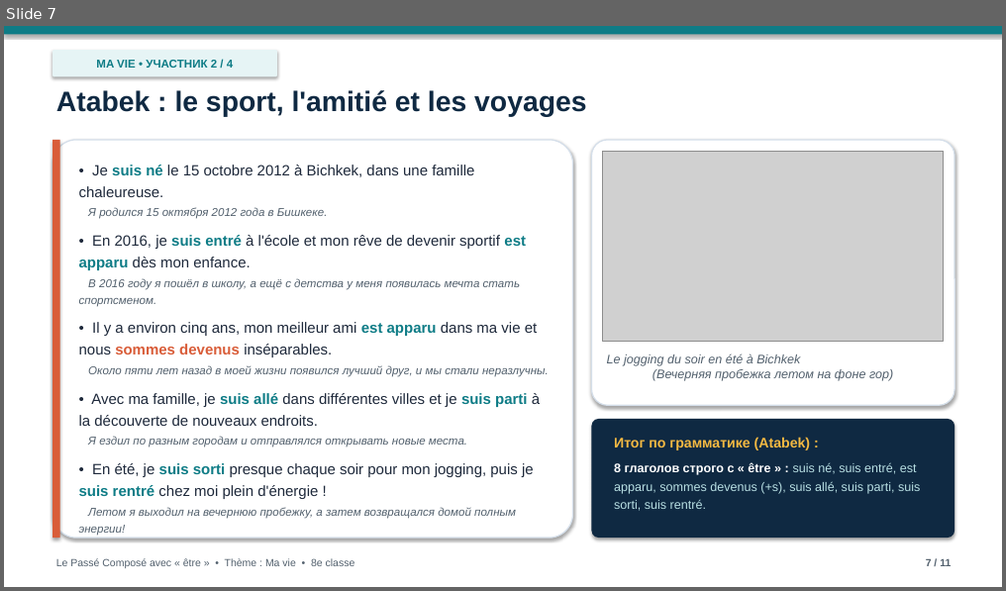
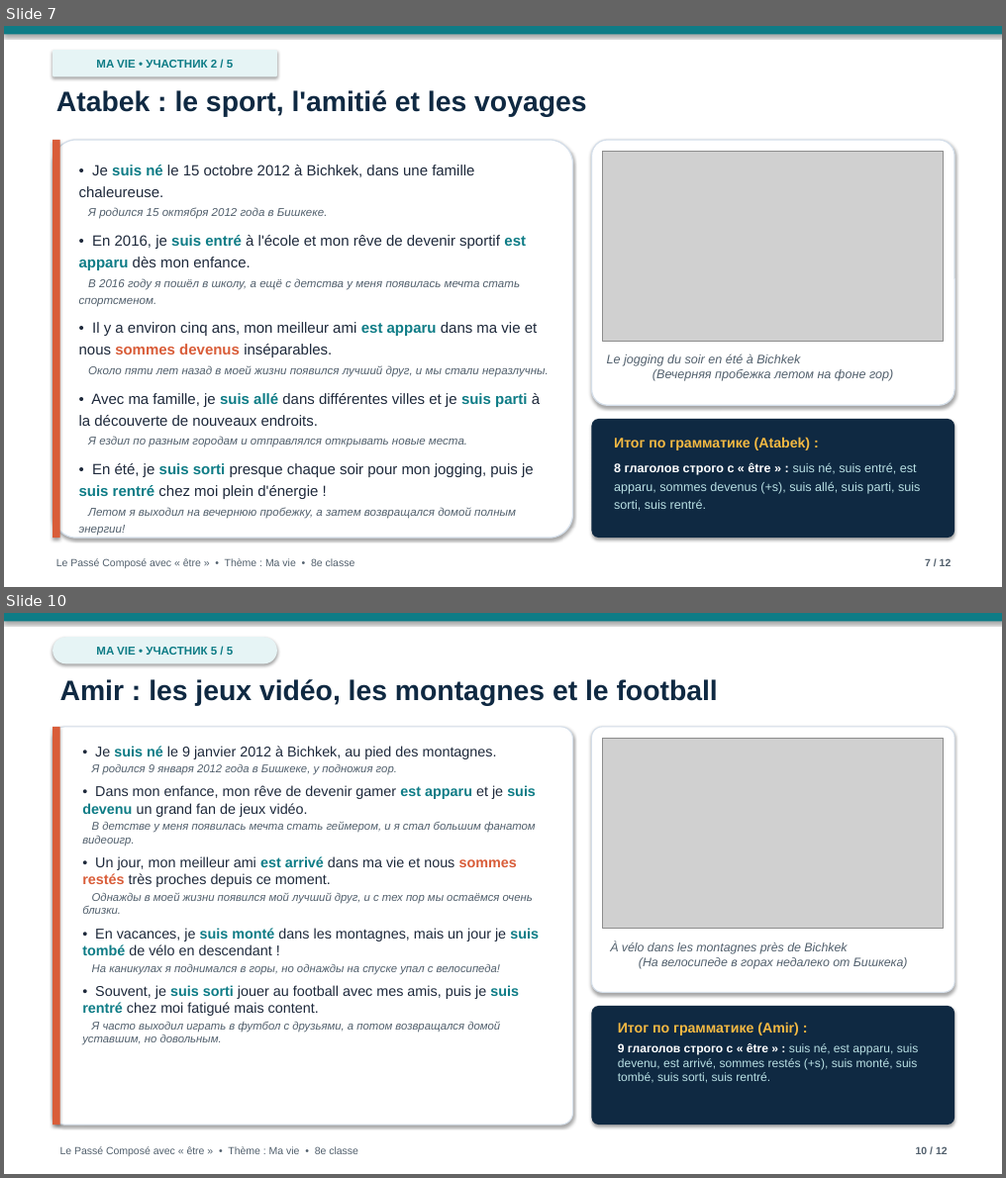
Before and after one commit to graz1p777dev/ma-vie-presentation, a slide deck: Ma_vie_Passe_Compose.pptx. Shown one above the other, each under a label of ours: slide 7 before the commit, slides 7 and 10 after it; the slides between them are not shown. The pictures are 1006x591 and 1006x1178 pixels, drawn with LibreOffice and Linux fonts; fonts in the diff are those of the drawing; grey boxes stand for pictures; background and template pictures are left out. Boxes give left, top, right and bottom in pixels: in the first picture for what was removed or moved away, otherwise in the second. Text is boxed around its words. In the diff, an @@ line names an element or a change of style, - is before the commit and + after.

Commit message:
Add Aknazar, Adil, and Amir slides with illustrations and reading scripts

```diff
--- a/Ma_vie_Passe_Compose.pptx
+++ b/Ma_vie_Passe_Compose.pptx
@@ slide 10 added at (4, 613, 1002, 1174), background picture (left out) @@
@@ rectangle added at (4, 613, 1002, 621), fill #0E7C86 @@
@@ rounded rectangle added at (53, 637, 277, 663), fill #E6F4F5, 11 pt, text #0E7C86, bold @@
+MA VIE • УЧАСТНИК 5 / 5
@@ text added at (60, 679, 718, 705), 27 pt, text #0F2942, bold @@
+Amir : les jeux vidéo, les montagnes et le football
@@ rounded rectangle added at (53, 727, 573, 1125), fill #FFFFFF, outline #D5DFEA 1 pt @@
@@ rectangle added at (53, 727, 60, 1125), fill #D95D39 @@
@@ rounded rectangle added at (592, 727, 954, 992), fill #FFFFFF, outline #D5DFEA 1 pt @@
@@ text added at (82, 746, 539, 1046), 13.7 pt, text #52606D @@
+• Je suis né le 9 janvier 2012 à Bichkek, au pied des montagnes.
+Я родился 9 января 2012 года в Бишкеке, у подножия гор.
+• Dans mon enfance, mon rêve de devenir gamer est apparu et je suis devenu un grand fan de jeux vidéo.
+В детстве у меня появилась мечта стать геймером, и я стал большим фанатом видеоигр.
+• Un jour, mon meilleur ami est arrivé dans ma vie et nous sommes restés très proches depuis ce moment.
+Однажды в моей жизни появился мой лучший друг, и с тех пор мы остаёмся очень близки.
+• En vacances, je suis monté dans les montagnes, mais un jour je suis tombé de vélo en descendant !
+На каникулах я поднимался в горы, но однажды на спуске упал с велосипеда!
+• Souvent, je suis sorti jouer au football avec mes amis, puis je suis rentré chez moi fatigué mais content.
+Я часто выходил играть в футбол с друзьями, а потом возвращался домой уставшим, но довольным.
@@ picture added at (603, 738, 944, 928) @@
@@ text added at (610, 942, 908, 969), 11.8 pt, text #52606D, italic @@
+À vélo dans les montagnes près de Bichkek
+(На велосипеде в горах недалеко от Бишкека)
@@ rounded rectangle added at (592, 1006, 954, 1125), fill #0F2942 @@
@@ text added at (618, 1022, 919, 1083), 11.5 pt, text #B8DFE3 @@
+Итог по грамматике (Amir) :
+9 глаголов строго с « être » : suis né, est apparu, suis devenu, est arrivé, sommes restés (+s), suis monté, suis tombé, suis sorti, suis rentré.
@@ text added at (60, 1147, 358, 1157), 10 pt, text #52606D @@
+Le Passé Composé avec « être » • Thème : Ma vie • 8e classe
@@ text added at (916, 1147, 947, 1155), 10 pt, text #52606D, bold @@
+10 / 12
@@ slide 7 changed as well @@
@@ text in rounded rectangle at (96, 59, 233, 71): text changed @@
-MA VIE • УЧАСТНИК 2 / 4
+MA VIE • УЧАСТНИК 2 / 5
@@ text at (925, 559, 951, 567): text changed @@
-7 / 11
+7 / 12
```
Also in this commit, not shown: 10 other slides changed, 1 other file.
